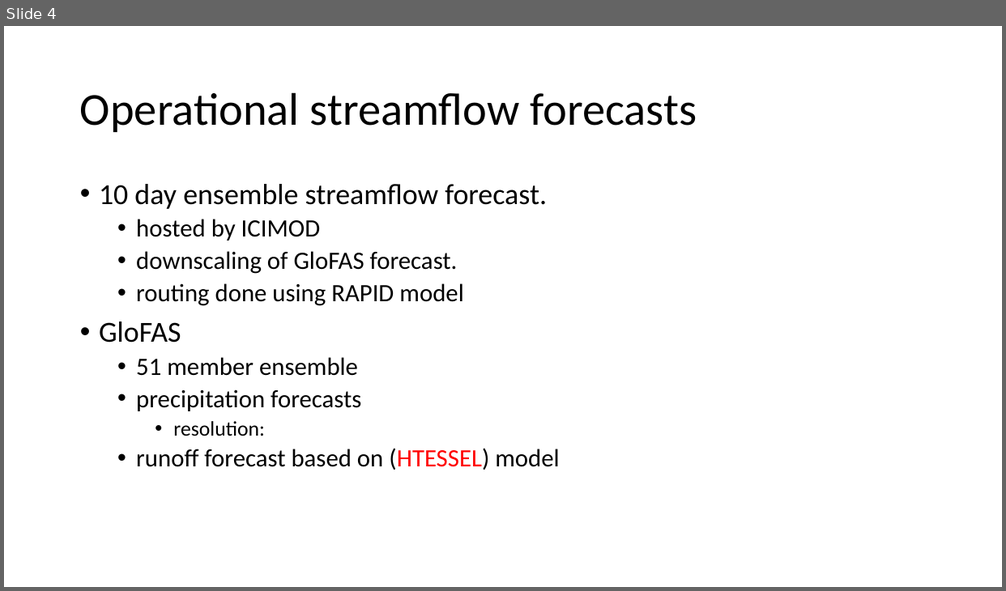
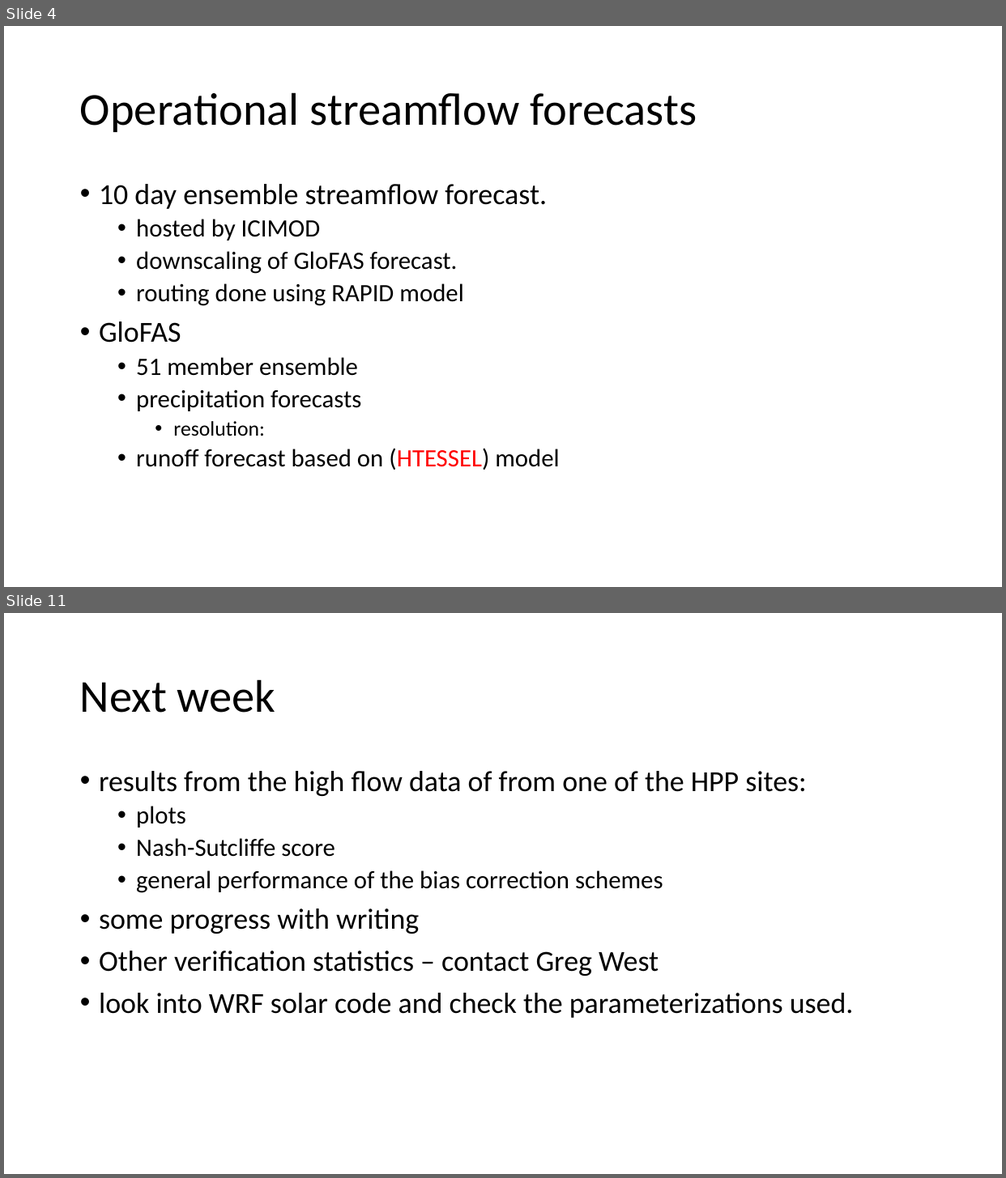
Before and after one commit to abhinabkadel/Thesis, a slide deck: Presentations/Thesis progress.pptx. Shown one above the other, each under a label of ours: slide 4 before the commit, slides 4 and 11 after it; the slides between them are not shown. The pictures are 1006x591 and 1006x1178 pixels, drawn with LibreOffice and Linux fonts; fonts in the diff are those of the drawing. Boxes give left, top, right and bottom in pixels: in the first picture for what was removed or moved away, otherwise in the second. Text is boxed around its words. In the diff, an @@ line names an element or a change of style, - is before the commit and + after.

```diff
--- a/Presentations/Thesis progress.pptx
+++ b/Presentations/Thesis progress.pptx
@@ slide 11 added at [4,613,1002,1174], background #FFFFFF @@
@@ title added at [80,679,276,713], 44 pt, text #000000 @@
+Next week
@@ text added at [99,771,854,1018], 28 pt, text #000000 @@
+• results from the high flow data of from one of the HPP sites:
+  • plots
+  • Nash-Sutcliffe score
+  • general performance of the bias correction schemes
+• some progress with writing
+• Other verification statistics – contact Greg West
+• look into WRF solar code and check the parameterizations used.
```
Also in this commit, not shown: 12 other slides added, 1 slide removed.
